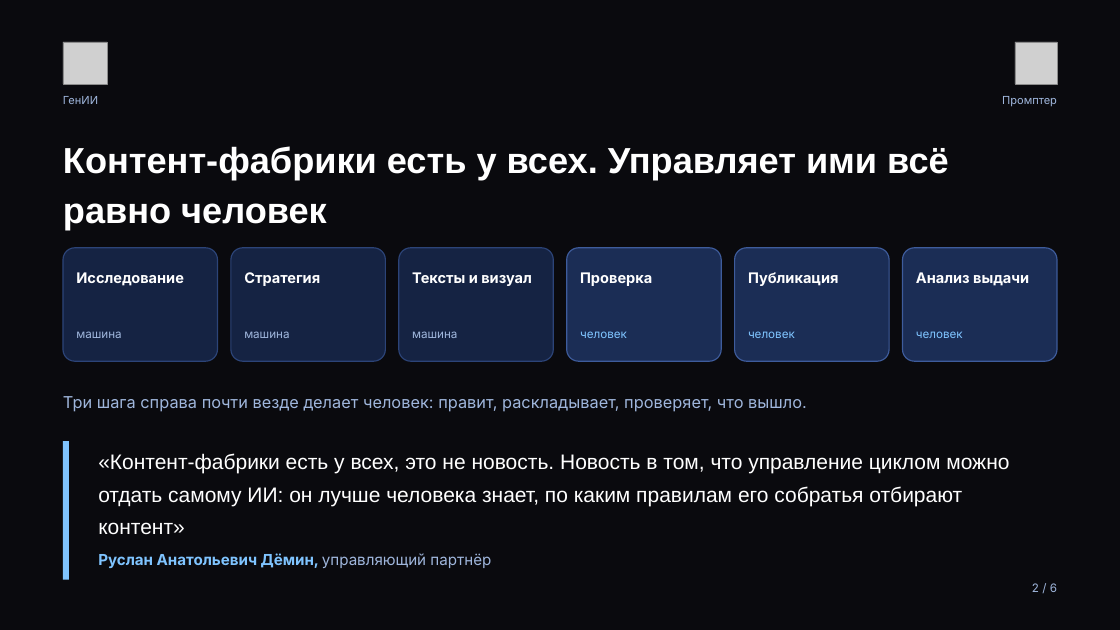
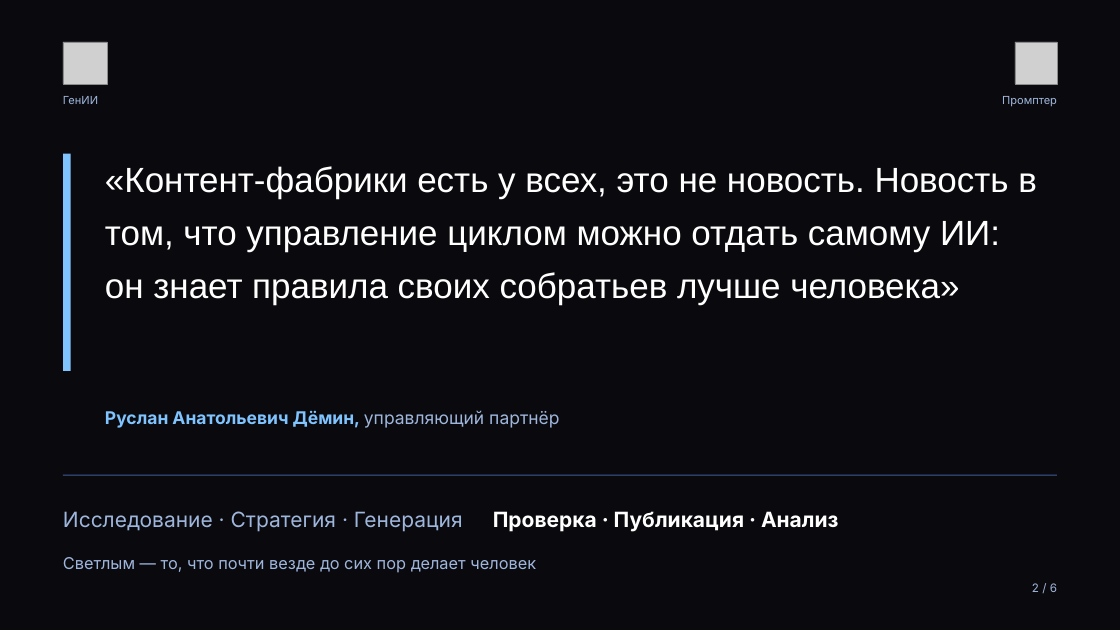
Before and after one commit to injusticebeast802-coder/taste-skill, a slide deck: slide 2 of pressa/press-kit-genii-prompter.pptx. Drawn at 1120x630 pixels with LibreOffice and Linux fonts; fonts in the diff are those of the drawing; grey boxes stand for pictures. Boxes give left, top, right and bottom in pixels: in the first picture for what was removed or moved away, otherwise in the second. Text is boxed around its words. In the diff, an @@ line names an element or a change of style, - is before the commit and + after.

```diff
--- a/pressa/press-kit-genii-prompter.pptx
+++ b/pressa/press-kit-genii-prompter.pptx
@@ rectangle added at bbox=[63, 154, 71, 371], fill #7FC4FF @@
@@ text at bbox=[105, 166, 1037, 305]: text changed; size 31 to 30 pt; bold off @@
-Контент-фабрики есть у всех. Управляет ими всё равно человек
+«Контент-фабрики есть у всех, это не новость. Новость в том, что управление циклом можно отдать самому ИИ: он знает правила своих собратьев лучше человека»
@@ rounded rectangle removed at bbox=[63, 248, 218, 361] @@
@@ rounded rectangle removed at bbox=[231, 248, 386, 361] @@
@@ rounded rectangle removed at bbox=[399, 248, 554, 361] @@
@@ rounded rectangle removed at bbox=[567, 248, 722, 361] @@
@@ rounded rectangle removed at bbox=[735, 248, 890, 361] @@
@@ rounded rectangle removed at bbox=[902, 248, 1057, 361] @@
@@ text removed at bbox=[76, 272, 184, 286] @@
-Исследование
@@ text removed at bbox=[244, 272, 320, 286] @@
-Стратегия
@@ text removed at bbox=[412, 272, 532, 286] @@
-Тексты и визуал
@@ text removed at bbox=[580, 272, 652, 286] @@
-Проверка
@@ text removed at bbox=[748, 272, 838, 286] @@
-Публикация
@@ text removed at bbox=[916, 272, 1029, 286] @@
-Анализ выдачи
@@ text removed at bbox=[76, 331, 121, 338] @@
-машина
@@ text removed at bbox=[244, 331, 289, 338] @@
-машина
@@ text removed at bbox=[412, 331, 457, 338] @@
-машина
@@ text removed at bbox=[580, 331, 627, 338] @@
-человек
@@ text removed at bbox=[748, 331, 795, 338] @@
-человек
@@ text removed at bbox=[916, 331, 963, 338] @@
-человек
@@ text removed at bbox=[63, 396, 807, 412] @@
-Три шага справа почти везде делает человек: правит, раскладывает, проверяет, что вышло.
@@ text "Руслан Анатольевич Дёмин, управляющий партнёр": place and size @@
-text "Руслан Анатольевич Дёмин, управляющий партнёр" at bbox=[98, 553, 491, 568]
+text "Руслан Анатольевич Дёмин, управляющий партнёр" at bbox=[105, 410, 559, 428]
@@ text "Руслан Анатольевич Дёмин, управляющий партнёр" at bbox=[105, 410, 559, 428]: size 13 to 15 pt @@
@@ rectangle removed at bbox=[63, 441, 69, 580] @@
@@ rectangle added at bbox=[63, 475, 1057, 476], fill #3E5C9C @@
@@ text removed at bbox=[98, 453, 1009, 535] @@
-«Контент-фабрики есть у всех, это не новость. Новость в том, что управление циклом можно отдать самому ИИ: он лучше человека знает, по каким правилам его собратья отбирают контент»
@@ text added at bbox=[63, 511, 839, 532], 18 pt, text #9FB6DC @@
+Исследование · Стратегия · Генерация Проверка · Публикация · Анализ
@@ text added at bbox=[63, 557, 536, 573], 14 pt, text #9FB6DC @@
+Светлым — то, что почти везде до сих пор делает человек
```
Also in this commit, not shown: 5 other slides changed, 3 other files.
